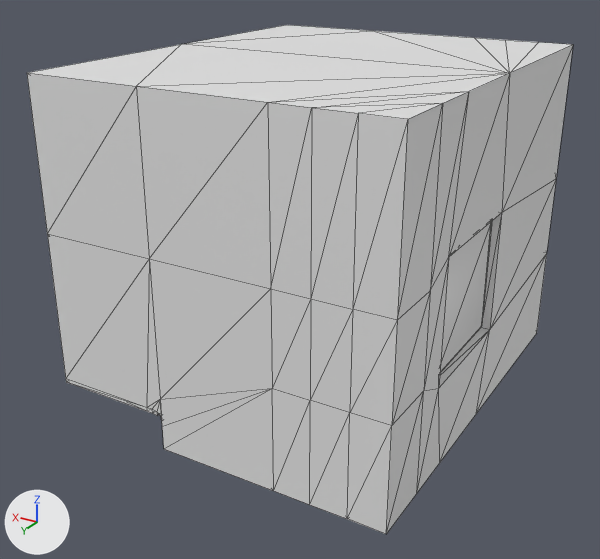
The glTF model bed.glb as it was, and as the next commit left it.
Both versions are drawn from a camera (50 mm lens) standing at (-8.27, 14.66, 9.27) and looking at (0.2, 0.55, 2.22). Lighting does not change. The marker at lower left points along +X, +Y and +Z. Mesh edges are drawn as thin lines. Where no turn or scale is listed for an object, it has been applied to the vertices. Vertices at the same position are counted once.
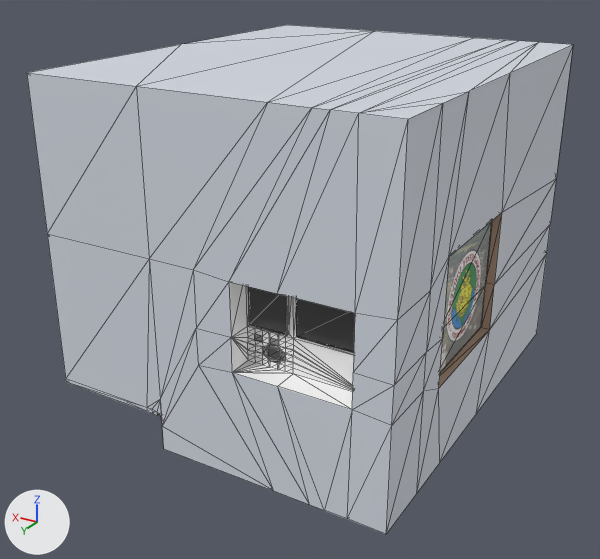
Boxes (x1, y1, x2, y2) around the edits, measured in the pictures (600 x 559 px):
part 1 of me_plane_001, built on: before (149, 102, 408, 519); after (149, 40, 556, 519)
part 2 of me_plane_001, recoloured: (28, 25, 568, 533) in both
part 3 of me_plane_001, recoloured (grey to brown): (439, 326, 489, 388) in both

Diff of the bpy script that builds the scene:
```diff
--- a/bed.glb.py
+++ b/bed.glb.py
@@ mat_material_002 @@
+mat_material_002 = principled_material('Material.002')
+mat_material_002.base_color = (0.686, 0.726, 0.8)  # white #d8dde7
@@ mat_material_006 @@
+mat_material_006 = principled_material('Material.006')
+mat_material_006.base_color = (0.494, 0.358, 0.272)  # beige #bba18e
@@ me_plane_001 @@
-me_plane_001.from_pydata(...)  # 242 vertices, 480 faces; spans x -3.77..3.53, y -4.73..4.34, z -3.66..3.34
+me_plane_001.from_pydata(...)  # 444 vertices, 884 faces; spans x -3.77..3.53, y -4.73..4.34, z -3.66..3.34
+# me_plane_001 part 1: 1 vertex moved from x -1.53, y 4.34, z 0.33 to x 0.05, y 4.34, z 0.33; 5 vertices removed from x -3.02..-1.53, y 4.34, z -1.53..0.33; 207 vertices added at x -3.77..3.53, y -4.73..4.34, z -3.66..3.34
+# me_plane_001 part 2: 154 faces spanning x -3.77..3.53, y -4.59..4.34, z -3.66..3.34 switch from no material to mat_material_002 (white #d8dde7)
+# me_plane_001 part 3: 24 faces spanning x -3.77..1.02, y -4.73..2.35, z -3.66..0.66 switch from no material to mat_material_006 (beige #bba18e)
+me_plane_001.materials.append(mat_material_003)  # green #8fe7ae
+me_plane_001.materials.append(mat_material_004)  # white #ffffff
+me_plane_001.materials.append(mat_material_005)  # beige #e7bca7
+me_plane_001.materials.append(mat_material_007)  # blue #c1bce7
+me_plane_001.materials.append(mat_material_008)  # cyan #4cc9e7
+me_plane_001.materials.append(mat_material_009)  # dark blue #2b5169
+me_plane_001.materials.append(mat_material_010)  # brown #6f4900
+me_plane_001.materials.append(mat_material_011)  # green #78e765
+me_plane_001.materials.append(mat_material_012)  # white #ffffff
+me_plane_001.materials.append(mat_material_013)  # dark grey #474747
+me_plane_001.materials.append(mat_material_014)  # grey #8b8b8b
+me_plane_001.materials.append(mat_material_015)  # picture img_msu
```
